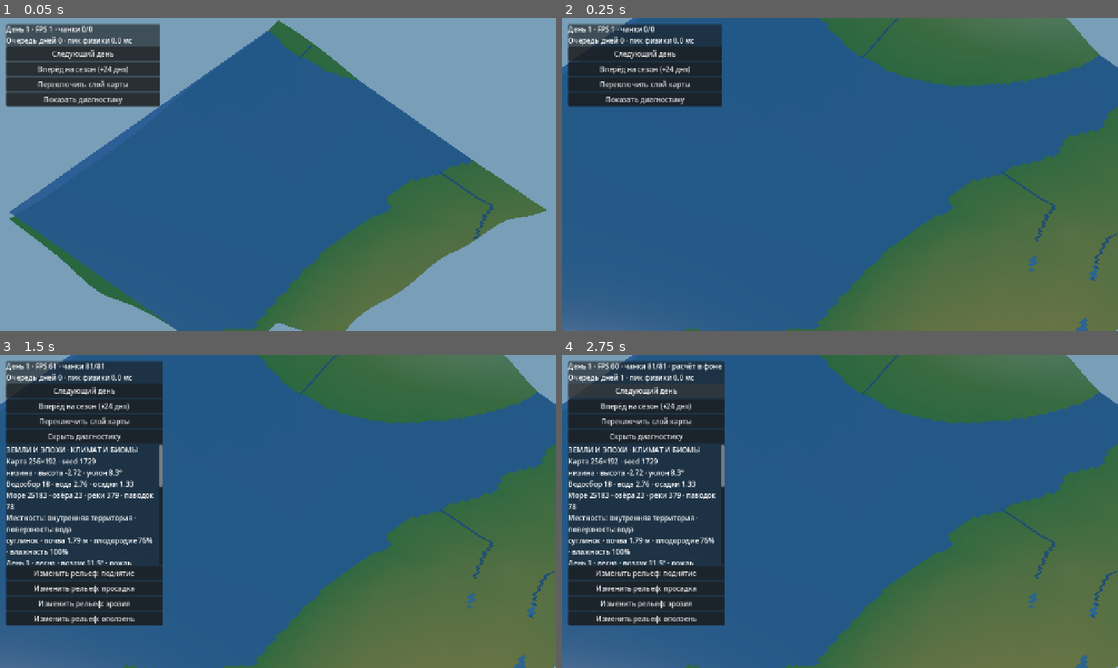
Above: before the commit, frames 1-4 (two rows, left to right).
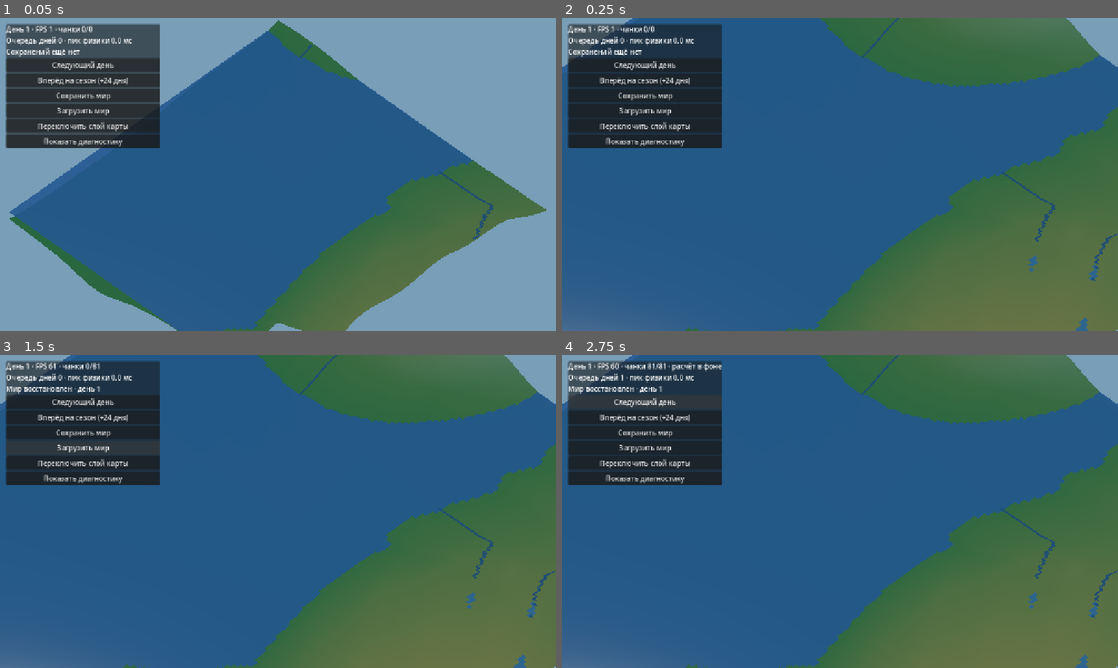
Above: after the commit, the same moments.

Repository: cyrox007/lands-and-ages
Game: Godot game, scene res://scenes/world.tscn
The game is run twice, just before and just after one commit, with the same random seed, the same clock (stepped at 60 frames per second) and the same inputs.
Inputs (mouse positions are in pixels of both pictures, inside the frame that each line leads up to):
- Up to frame 1 (0.05 s): no input
- Up to frame 2 (0.25 s): no input
- Up to frame 3 (1.5 s): click (83, 433) at 0.5 s, where only the run after the commit has a clickable "Сохранить мир"; click (83, 448) at 1.25 s, where only the run after the commit has a clickable "Загрузить мир"
- Up to frame 4 (2.75 s): click "Следующий день" at 2 s

The runs differ from the first frame. In frame 1, 6.4% of the frame differs, in the area x 1-29%, y 9-42%; in frame 2, 6.1%; in frame 3, 18%, in the area x 1-30%, y 1-87%; in frame 4, 18%.

Commit message:
feat(world): сохранение и транзакционная загрузка сцены после рабочего дня

Diff:
--- a/godot/scripts/world.gd
+++ b/godot/scripts/world.gd
@@ -16,6 +16,7 @@
 const NaturalDisasters = preload("res://scripts/natural_disasters.gd")
 const WeatherEvents = preload("res://scripts/weather_events.gd")
 const WorldDayRunner = preload("res://scripts/world_day_runner.gd")
+const WorldSave = preload("res://scripts/world_save.gd")
 
 const VIEW_RADIUS := 4
 const MAX_BUILDS_PER_FRAME := 8
@@ -49,6 +50,9 @@
 var _visual_refreshes := 0
 var _last_day_profile_us: Dictionary = {}
 var _last_day_statistics: Dictionary = {}
+var _storage_request := ""
+var _storage_status := "Сохранений ещё нет"
+var _save_path: String = WorldSave.SAVE_PATH
 var _water_material: StandardMaterial3D
 var _center := Vector2.ZERO
 var _camera: Camera3D
@@ -162,6 +166,14 @@
 	season_button.text = "Вперёд на сезон (+24 дня)"
 	season_button.pressed.connect(func(): _queue_days(Climate.SEASON_DAYS))
 	column.add_child(season_button)
+	var save_button := Button.new()
+	save_button.text = "Сохранить мир"
+	save_button.pressed.connect(_request_storage.bind("save"))
+	column.add_child(save_button)
+	var load_button := Button.new()
+	load_button.text = "Загрузить мир"
+	load_button.pressed.connect(_request_storage.bind("load"))
+	column.add_child(load_button)
 	var view_button := Button.new()
 	view_button.text = "Переключить слой карты"
 	view_button.pressed.connect(_cycle_view)
@@ -225,7 +237,7 @@
 			_day_task_id = -1
 			_complete_day(_day_runner.last_result)
 			_days_pending -= 1
-			if _days_pending == 0:
+			if _days_pending == 0 and _storage_request != "load":
 				_refresh_visible(true)
 				_visual_refreshes += 1
 	elif _days_pending > 0:
@@ -240,6 +252,14 @@
 			if _days_pending == 0:
 				_refresh_visible(true)
 				_visual_refreshes += 1
+	# Загрузка отменяет очередь сезонов только после завершения
+	# текущего рабочего дня. Сохранение ждёт конец всей перемотки.
+	if _day_task_id < 0 and not _storage_request.is_empty():
+		if _storage_request == "load":
+			_days_pending = 0
+			_perform_storage("load")
+		elif _days_pending == 0:
+			_perform_storage("save")
 	if _day_task_id < 0 and not _terrain_dirty.is_empty():
 		_flush_world_changes()
 	# Обновление мешей откладывается до конца перемотки,
@@ -368,6 +388,86 @@
 	_last_synchronized_world_revision = _world_model.revision
 	if changed and _days_pending == 0:
 		_refresh_visible(true)
+
+
+func _storage_models() -> Dictionary:
+	return {
+		"world": _world_model, "hydro": _hydro,
+		"surface": _surface, "climate": _climate,
+		"weather": _weather_events, "natural": _natural_processes,
+		"disasters": _natural_disasters
+	}
+
+
+func _request_storage(action: String) -> void:
+	if action not in ["save", "load"]:
+		return
+	if _day_task_id >= 0 or _days_pending > 0:
+		_storage_request = action
+		_storage_status = "Сохранение ожидает конец перемотки" if action == "save" \
+			else "Загрузка ожидает завершения текущего дня"
+		return
+	_perform_storage(action)
+
+
+func _perform_storage(action: String) -> void:
+	if _day_task_id >= 0:
+		return
+	_storage_request = ""
+	if action == "save":
+		_flush_world_changes()
+		if WorldSave.write_file(_storage_models(), _save_path):
+			_storage_status = "Мир сохранён · день %d" % _climate.day
+		else:
+			_storage_status = "Ошибка записи мира; предыдущее сохранение не затронуто"
+	elif action == "load":
+		var models: Dictionary = WorldSave.read_file(_save_path)
+		if models.is_empty():
+			_storage_status = "Нет корректного сохранения или повреждён файл"
+		else:
+			_install_loaded_world(models)
+			_storage_status = "Мир восстановлен · день %d" % _climate.day
+	_update_hud()
+
+
+func _install_loaded_world(models: Dictionary) -> void:
+	# Применяем новые модели только после проверки каждого слоя.
+	if _world_model.vertices_changed.is_connected(_on_world_changed):
+		_world_model.vertices_changed.disconnect(_on_world_changed)
+	_world_model = models["world"]
+	_world_model.vertices_changed.connect(_on_world_changed, CONNECT_DEFERRED)
+	_hydro = models["hydro"]
+	_surface = models["surface"]
+	_climate = models["climate"]
+	_weather_events = models["weather"]
+	_natural_processes = models["natural"]
+	_natural_disasters = models["disasters"]
+	_landscape_events = models["landscape"]
+	_day_runner = models["runner"]
+	_day_task_id = -1
+	_days_pending = 0
+	_last_completed_day = _climate.day
+	_last_synchronized_world_revision = _world_model.revision
+	_terrain_dirty.clear()
+	_last_day_step_us = 0
+	_peak_day_step_us = 0
+	_last_day_profile_us.clear()
+	_last_day_statistics.clear()
+	_lightning_life = 0.0
+	_lightning_light.visible = false
+	_weather_status = "Молний всего %d" % _weather_events.total_strikes
+	_disaster_status = "Стихийных событий всего %d" % _natural_disasters.total_events
+	_process_status = "Природные процессы восстановлены до дня %d" % \
+		_natural_processes.last_day
+	_last_event = "Мир успешно загружен"
+	_center = _world_model.config.clamp_point(_center)
+	_update_camera()
+	for chunk in _active.keys():
+		_active[chunk].queue_free()
+	_active.clear()
+	_pending.clear()
+	_chunk_center = Vector2i(-1, -1)
+	_refresh_visible(true)
 
 
 func _exit_tree() -> void:
@@ -440,10 +540,10 @@
 	if _summary == null:
 		return
 	var phase := " · расчёт в фоне" if _day_task_id >= 0 else ""
-	_summary.text = "День %d · FPS %d · чанки %d/%d%s\nОчередь дней %d · пик физики %.1f мс" % [
+	_summary.text = "День %d · FPS %d · чанки %d/%d%s\nОчередь дней %d · пик физики %.1f мс\n%s" % [
 		_last_completed_day, Engine.get_frames_per_second(), _active.size(),
 		_active.size() + _pending.size(), phase, _days_pending,
-		float(_peak_day_step_us) / 1000.0]
+		float(_peak_day_step_us) / 1000.0, _storage_status]
 	# Даже диагностическая панель не читает модель одновременно
 	# с фоновым потоком, иначе возникнет гонка массивов.
 	if _day_task_id >= 0 or _debug_details == null \
